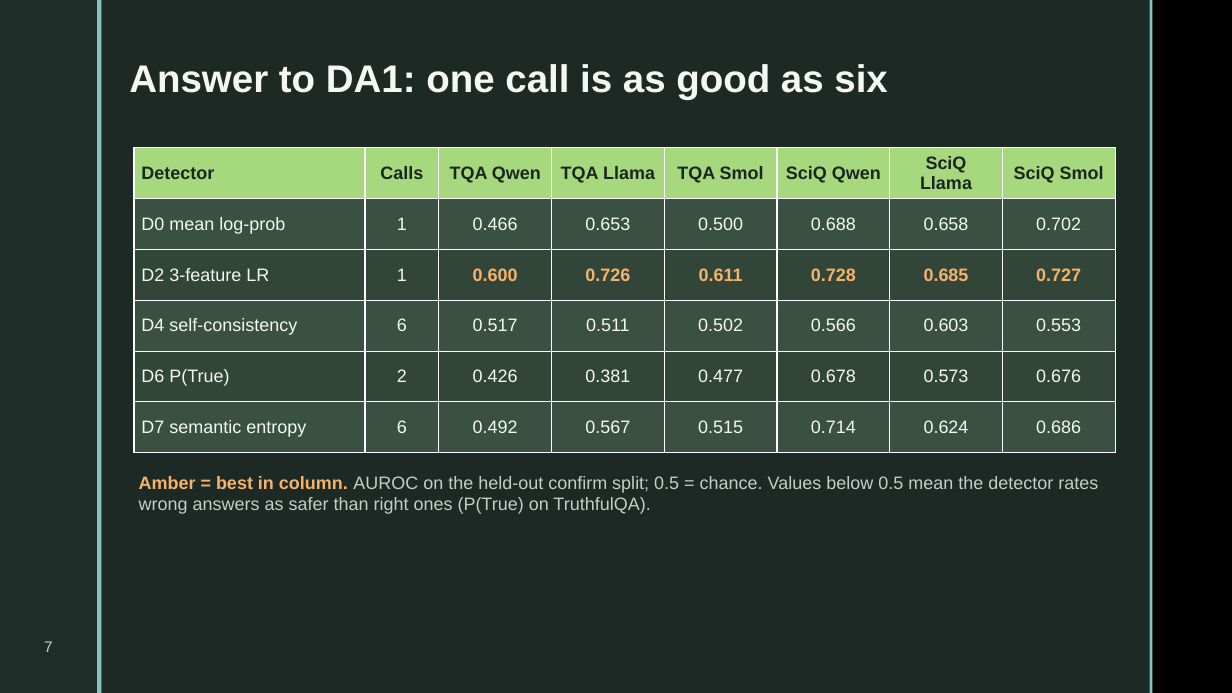
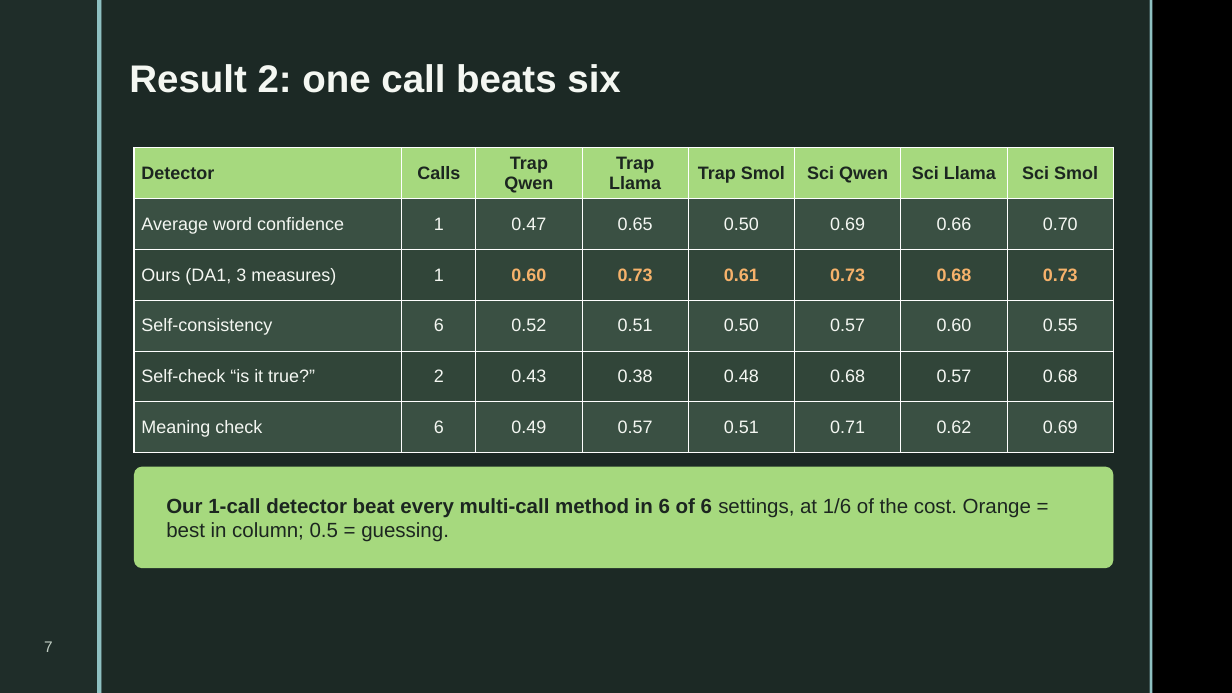
Before and after one commit to gouthamkrishna404/hallucination-detection, a slide deck: slide 7 of presentation/DA3_Hallucination_Detection.pptx. Drawn at 1232x693 pixels with LibreOffice and Linux fonts; fonts in the diff are those of the drawing; background and template pictures are left out. Boxes give left, top, right and bottom in pixels: in the first picture for what was removed or moved away, otherwise in the second. Text is boxed around its words. In the diff, an @@ line names an element or a change of style, - is before the commit and + after.

```diff
--- a/presentation/DA3_Hallucination_Detection.pptx
+++ b/presentation/DA3_Hallucination_Detection.pptx
@@ text at [129, 64, 620, 93]: text changed @@
-Answer to DA1: one call is as good as six
+Result 2: one call beats six
@@ table at [134, 148, 1114, 453] @@
-row 1: Detector | Calls | TQA Qwen | TQA Llama | TQA Smol | SciQ Qwen | SciQ Llama | SciQ Smol
+row 1: Detector | Calls | Trap Qwen | Trap Llama | Trap Smol | Sci Qwen | Sci Llama | Sci Smol
-row 2: D0 mean log-prob | 1 | 0.466 | 0.653 | 0.500 | 0.688 | 0.658 | 0.702
+row 2: Average word confidence | 1 | 0.47 | 0.65 | 0.50 | 0.69 | 0.66 | 0.70
-row 3: D2 3-feature LR | 1 | 0.600 | 0.726 | 0.611 | 0.728 | 0.685 | 0.727
+row 3: Ours (DA1, 3 measures) | 1 | 0.60 | 0.73 | 0.61 | 0.73 | 0.68 | 0.73
-row 4: D4 self-consistency | 6 | 0.517 | 0.511 | 0.502 | 0.566 | 0.603 | 0.553
+row 4: Self-consistency | 6 | 0.52 | 0.51 | 0.50 | 0.57 | 0.60 | 0.55
-row 5: D6 P(True) | 2 | 0.426 | 0.381 | 0.477 | 0.678 | 0.573 | 0.676
+row 5: Self-check “is it true?” | 2 | 0.43 | 0.38 | 0.48 | 0.68 | 0.57 | 0.68
-row 6: D7 semantic entropy | 6 | 0.492 | 0.567 | 0.515 | 0.714 | 0.624 | 0.686
+row 6: Meaning check | 6 | 0.49 | 0.57 | 0.51 | 0.71 | 0.62 | 0.69
@@ rounded rectangle: place and size @@
-rounded rectangle at [139, 476, 1098, 514]
+rounded rectangle at [134, 467, 1114, 568]
@@ rounded rectangle at [134, 467, 1114, 568]: fill none to #A6D97E @@
@@ text in rounded rectangle at [139, 476, 1098, 514]: text removed @@
-Amber = best in column. AUROC on the held-out confirm split; 0.5 = chance. Values below 0.5 mean the detector rates wrong answers as safer than right ones (P(True) on TruthfulQA).
@@ text added at [166, 498, 1031, 542], 16 pt, text #1C2620 @@
+Our 1-call detector beat every multi-call method in 6 of 6 settings, at 1/6 of the cost. Orange = best in column; 0.5 = guessing.
```
Also in this commit, not shown: 14 other slides changed, 1 slide added, 1 slide removed, 6 other files.
